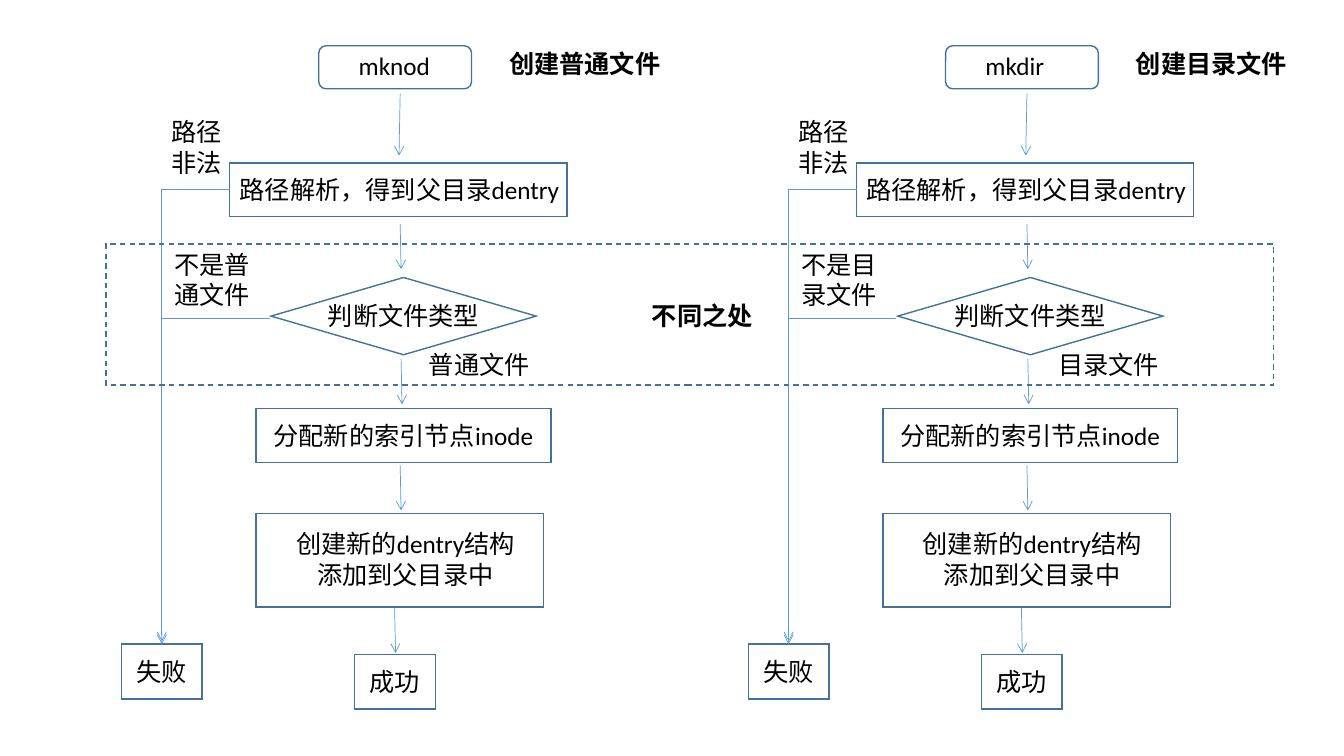
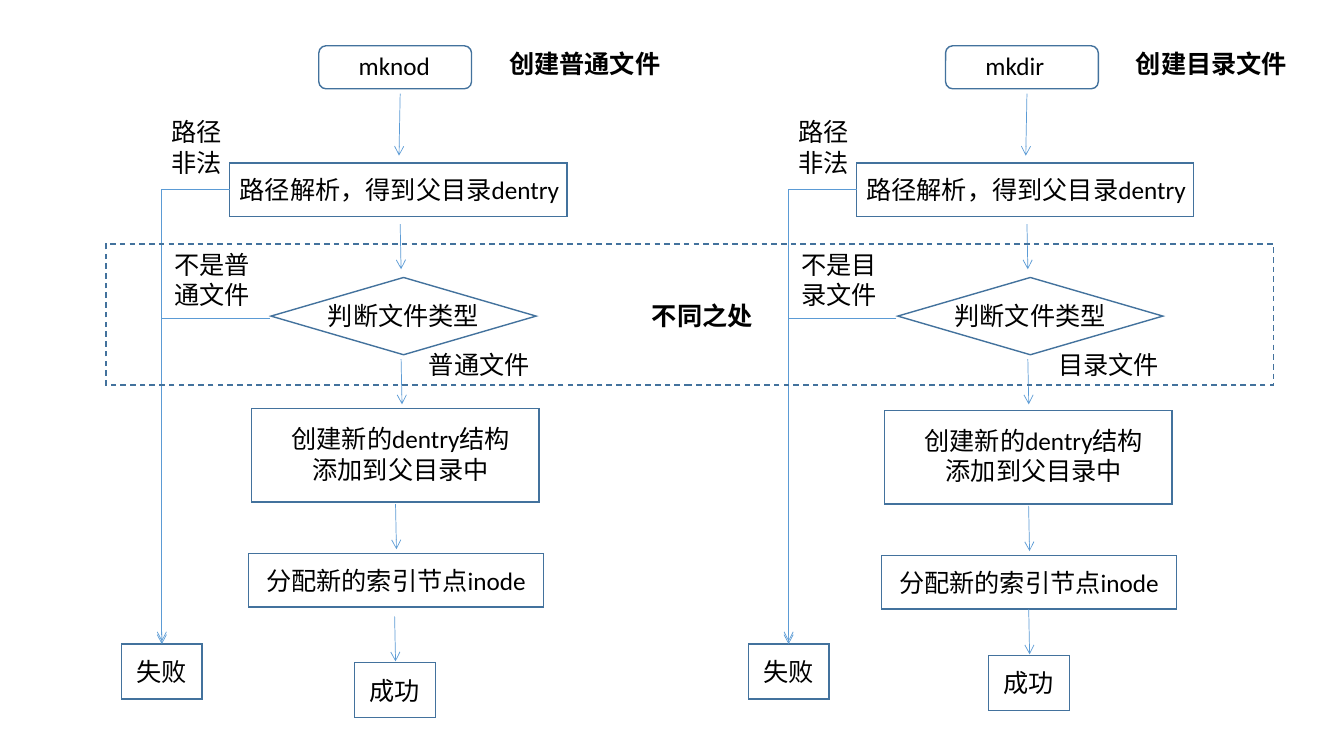
Before and after one commit to hitsz-cslab/os-labs, a slide deck: slide 19 of docs/lab5/图片.pptx. Drawn at 1344x756 pixels with LibreOffice and Linux fonts; fonts in the diff are those of the drawing. Boxes give left, top, right and bottom in pixels: in the first picture for what was removed or moved away, otherwise in the second. Text is boxed around its words. In the diff, an @@ line names an element or a change of style, - is before the commit and + after.

Commit message:
lab5 part3 更新创建文件部分

```diff
--- a/docs/lab5/图片.pptx
+++ b/docs/lab5/图片.pptx
@@ rectangle: place and size @@
-rectangle at [256,514,543,608]
+rectangle at [252,408,539,502]
@@ text "创建新的dentry结构": place and size @@
-text "创建新的dentry结构" at [296,531,515,586]
+text "创建新的dentry结构" at [291,426,510,481]
@@ rectangle: place and size @@
-rectangle at [883,408,1179,462]
+rectangle at [885,410,1173,504]
@@ text "创建新的dentry结构": place and size @@
-text "创建新的dentry结构" at [923,531,1142,586]
+text "创建新的dentry结构" at [924,428,1143,482]
@@ arrow moved from (400, 466) - (401, 511) to (395, 504) - (396, 549) @@
@@ arrow moved from (1027, 466) - (1028, 511) to (1028, 506) - (1029, 552) @@
@@ rectangle: place and size @@
-rectangle at [256,408,552,462]
+rectangle at [249,554,544,607]
@@ text "分配新的索引节点inode": place and size @@
-text "分配新的索引节点inode" at [274,423,534,447]
+text "分配新的索引节点inode" at [266,568,526,592]
@@ rectangle: place and size @@
-rectangle at [883,514,1171,608]
+rectangle at [882,556,1178,609]
@@ text "分配新的索引节点inode": place and size @@
-text "分配新的索引节点inode" at [900,423,1160,447]
+text "分配新的索引节点inode" at [899,570,1159,594]
@@ arrow moved from (1021, 608) - (1022, 653) to (1029, 609) - (1029, 654) @@
@@ rectangle: place and size @@
-rectangle at [982,654,1063,709]
+rectangle at [989,655,1070,710]
@@ 1 text, 1 arrow, 1 rectangle: place and size @@
-1 text, 1 arrow, 1 rectangle at [355,608,436,709]
+1 text, 1 arrow, 1 rectangle at [355,616,436,718]
@@ text "成功": place and size @@
-text "成功" at [996,670,1046,693]
+text "成功" at [1004,671,1054,694]
```
Also in this commit, not shown: 4 other slides changed, 2 slides added, 8 other files.
